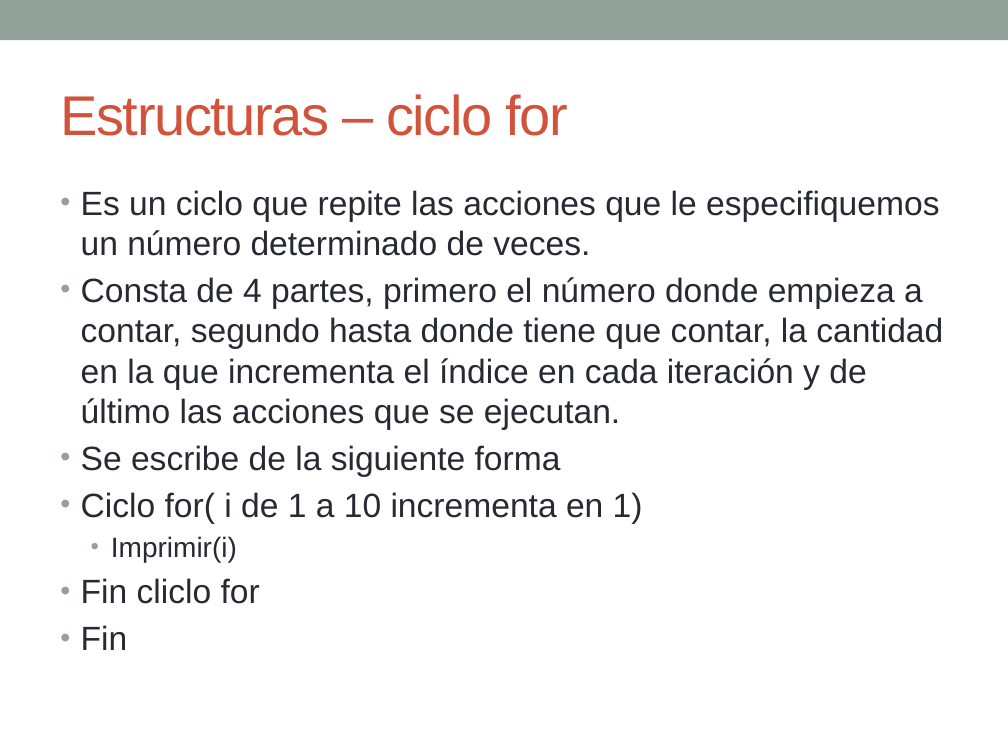
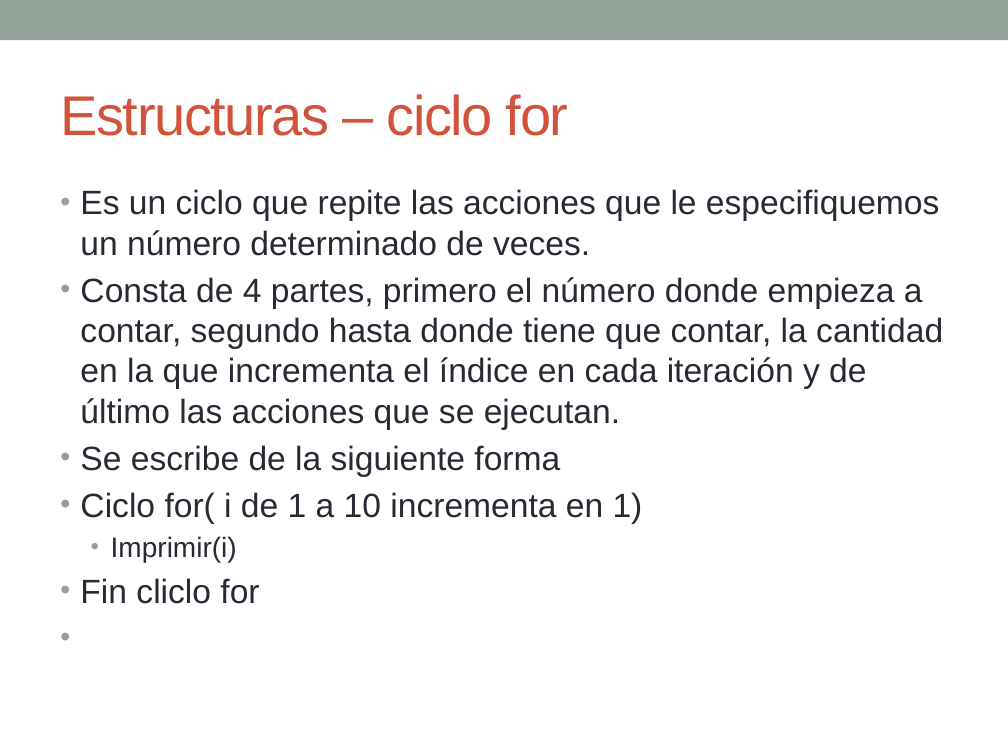
Before and after one commit to esolorzanob/UPI_Introduccion, a slide deck: slide 9 of Semana 4.pptx. Drawn at 1008x756 pixels with LibreOffice and Linux fonts; fonts in the diff are those of the drawing. Boxes give left, top, right and bottom in pixels: in the first picture for what was removed or moved away, otherwise in the second. Text is boxed around its words. In the diff, an @@ line names an element or a change of style, - is before the commit and + after.

```diff
--- a/Semana 4.pptx
+++ b/Semana 4.pptx
@@ text at (81, 625, 128, 650): paragraph removed @@
-• Fin
```
Also in this commit, not shown: 7 other slides changed, 1 other file.
